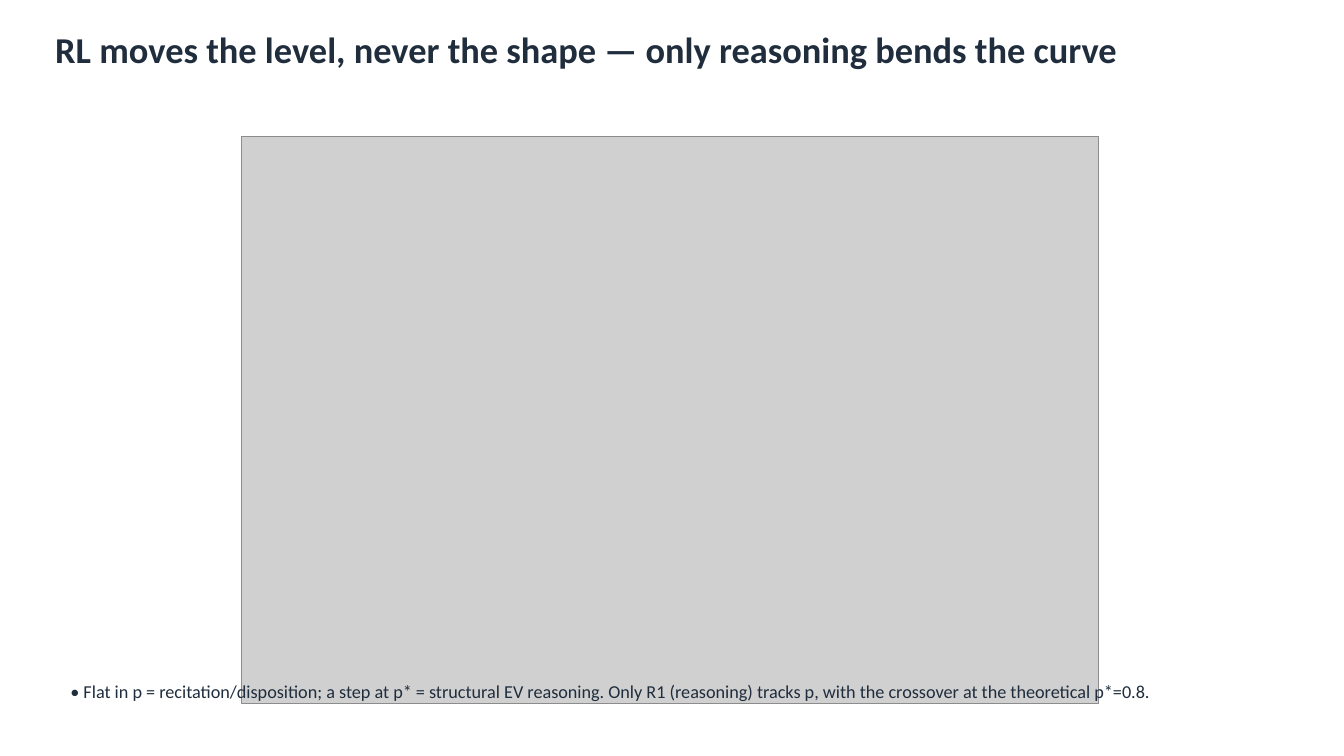
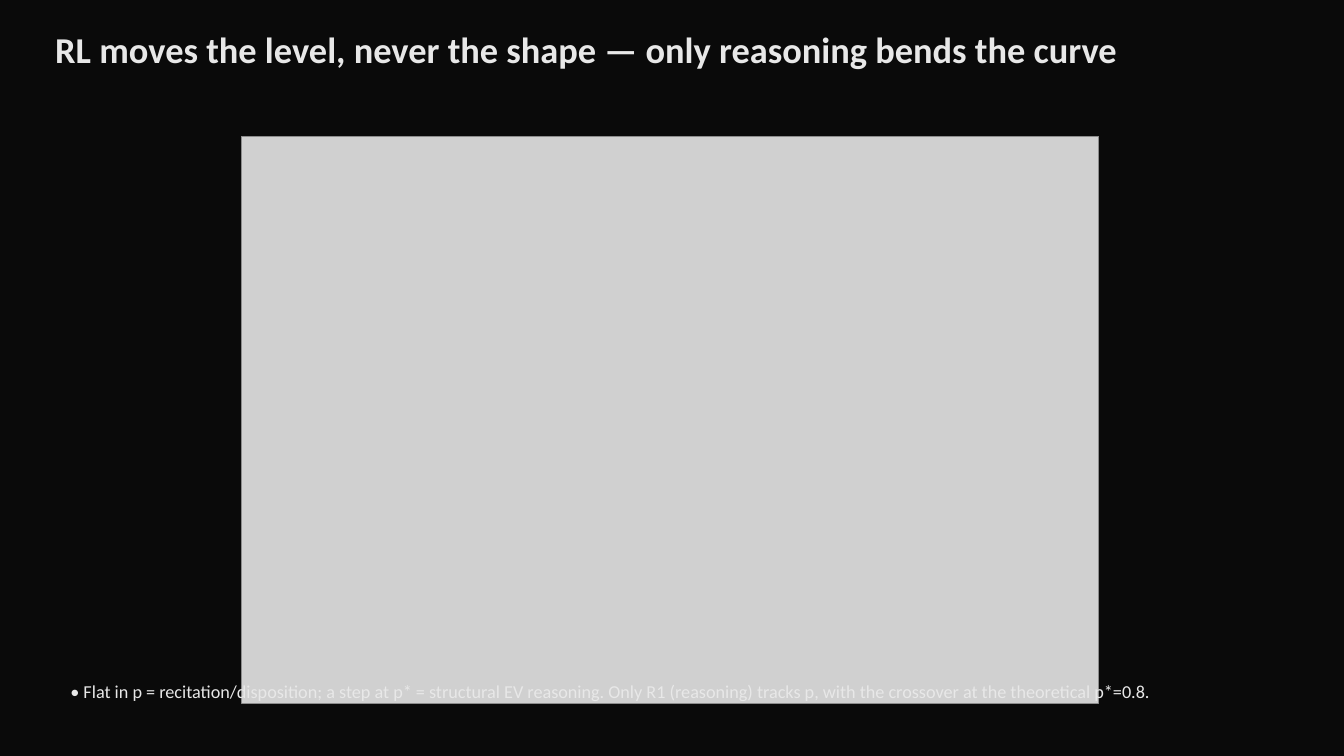
Before and after one commit to ukc10014/kanad_dt_rl, a slide deck: slide 5 of newcomb_deck.pptx (slide 4 before the commit). Drawn at 1344x756 pixels with LibreOffice and Linux fonts; fonts in the diff are those of the drawing; grey boxes stand for pictures. Boxes give left, top, right and bottom in pixels: in the first picture for what was removed or moved away, otherwise in the second. Text is boxed around its words. In the diff, an @@ line names an element or a change of style, - is before the commit and + after.

```diff
--- a/newcomb_deck.pptx
+++ b/newcomb_deck.pptx
@@ background #FFFFFF to #0A0A0A @@
@@ text "RL moves the level, never ..." at [55,37,1117,69]: text colour #1F2D3D to #E8E8E8 @@
@@ text "• Flat in p = ..." at [83,681,1149,703]: text colour #1F2D3D to #E8E8E8 @@
```
Also in this commit, not shown: 6 other slides changed, 2 slides added, 1 slide removed, 5 other files.
